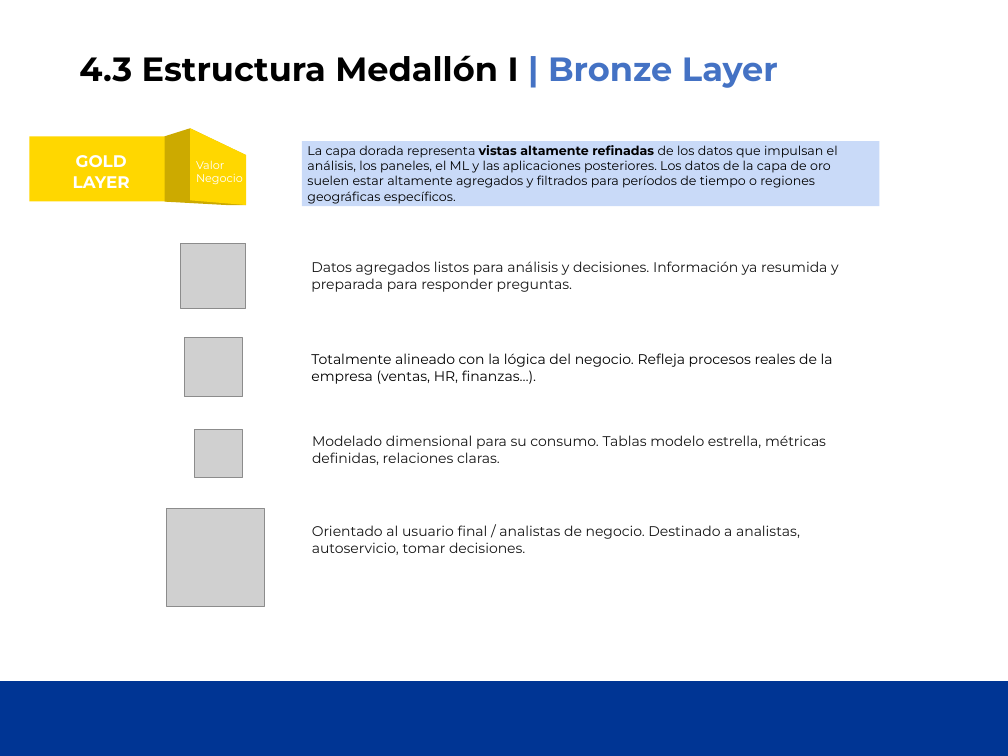
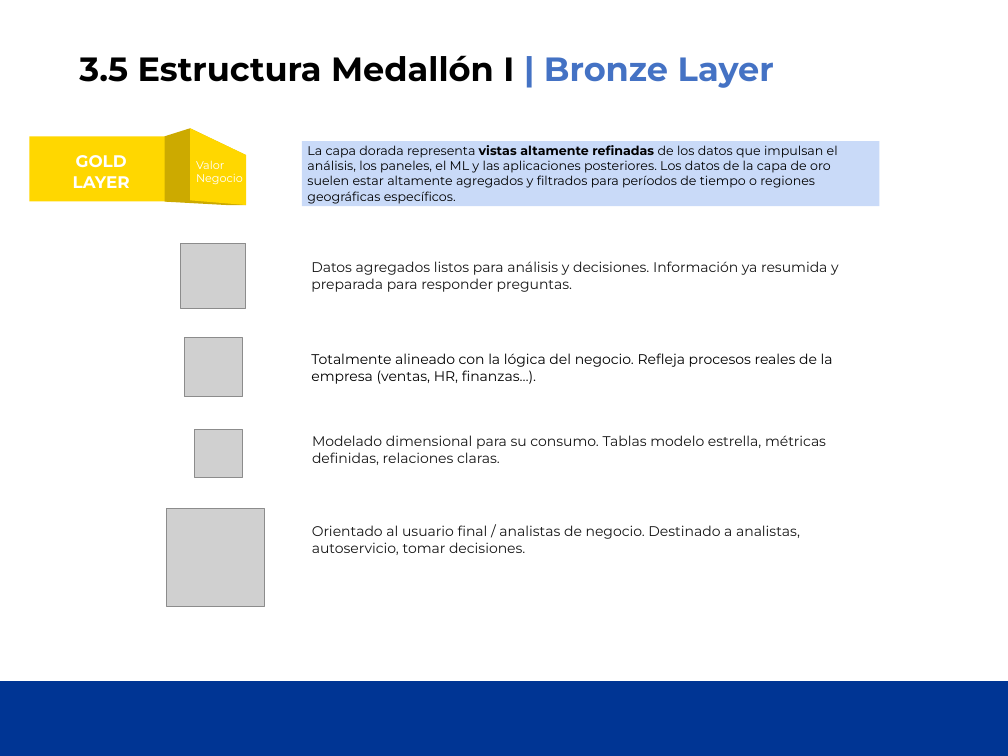
Before and after one commit to cpl-ceste/databricks_governance, a slide deck: slide 14 of UC_Course_Sesion1/UCDatabrick - Sesion 1.pptx (slide 12 before the commit). Drawn at 1008x756 pixels with LibreOffice and Linux fonts; fonts in the diff are those of the drawing; grey boxes stand for pictures; background and template pictures are left out. Boxes give left, top, right and bottom in pixels: in the first picture for what was removed or moved away, otherwise in the second. Text is boxed around its words. In the diff, an @@ line names an element or a change of style, - is before the commit and + after.

```diff
--- a/UC_Course_Sesion1/UCDatabrick - Sesion 1.pptx
+++ b/UC_Course_Sesion1/UCDatabrick - Sesion 1.pptx
@@ title at bbox=[79, 55, 774, 88]: text changed @@
-4.3 Estructura Medallón I | Bronze Layer
+3.5 Estructura Medallón I | Bronze Layer
```
Also in this commit, not shown: 9 other slides changed, 4 slides added, 1 other file.
